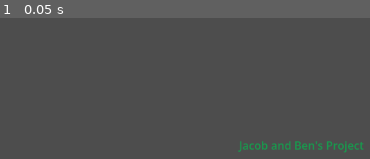
Above: before the commit, frame 1.
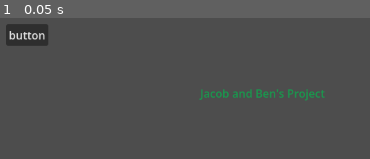
Above: after the commit, the same moment.

Repository: BenjaminVincent/jacob-and-ben-test
Game: Godot game, scene res://scenes/welcome.tscn
The game is run twice, just before and just after one commit, with the same random seed, the same clock (stepped at 60 frames per second) and the same inputs.
Inputs:
- Up to frame 1 (0.05 s): no input

The runs differ from the first frame. In frame 1, 3.5% of the frame differs, in the area x 1-99%, y 4-96%.

Commit message:
added button

Diff:
--- a/scenes/welcome.tscn
+++ b/scenes/welcome.tscn
@@ -3,9 +3,23 @@
 [node name="Node2D" type="Node2D" unique_id=1985204583]
 
 [node name="Label" type="Label" parent="." unique_id=1674784928]
-offset_right = 1152.0
-offset_bottom = 648.0
+offset_left = -56.0
+offset_top = -75.0
+offset_right = 1096.0
+offset_bottom = 573.0
 theme_override_colors/font_color = Color(0.09803922, 0.6, 0.3019608, 1)
 text = "Jacob and Ben's Project"
 horizontal_alignment = 1
 vertical_alignment = 1
+
+[node name="Button" type="Button" parent="." unique_id=716979185]
+anchors_preset = -1
+anchor_left = 0.003
+anchor_top = 0.008
+anchor_right = 0.055000003
+anchor_bottom = 0.086
+offset_left = 150.0
+offset_top = 149.0
+offset_right = 211.0
+offset_bottom = 180.0
+text = "button"
